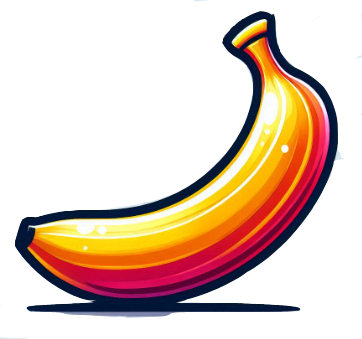
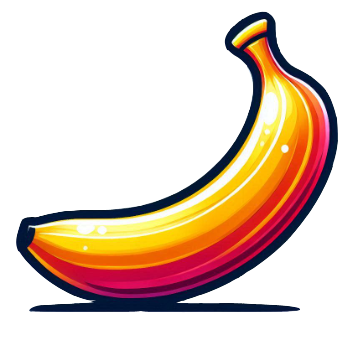
Comparing the layer stacks of the two (362, 339) images. Changes:
painted on "Layer 1" over (15, 11, 345, 318)
removed layer "Layer 0" over (0, 0, 362, 339)
